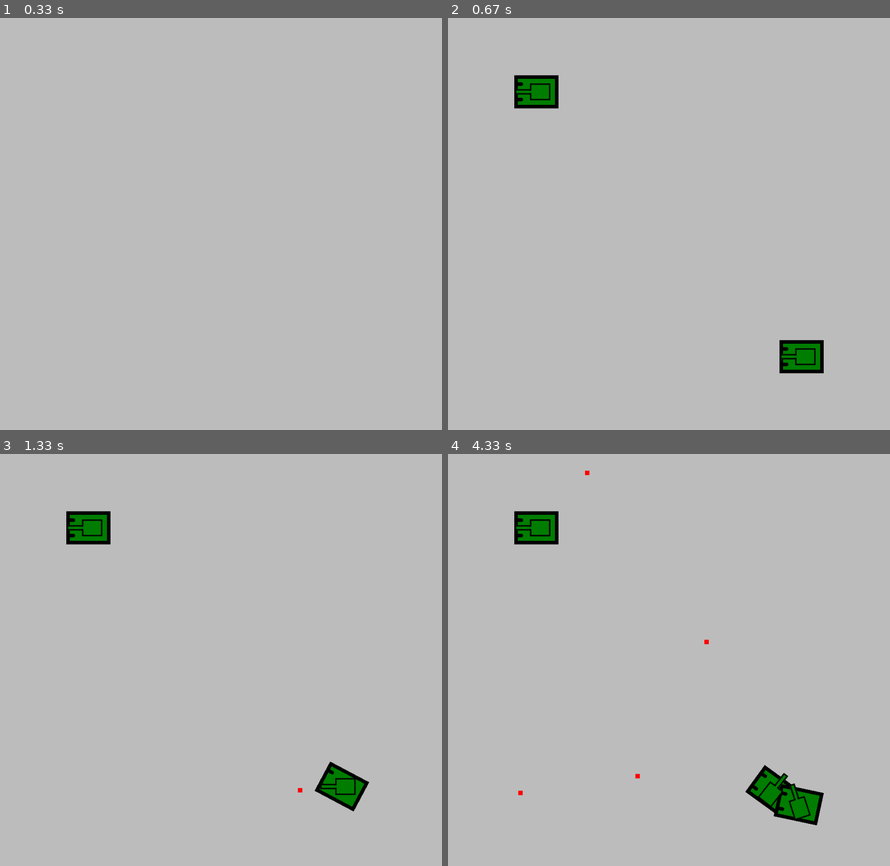
Above: before the commit, frames 1-4 (two rows, left to right).
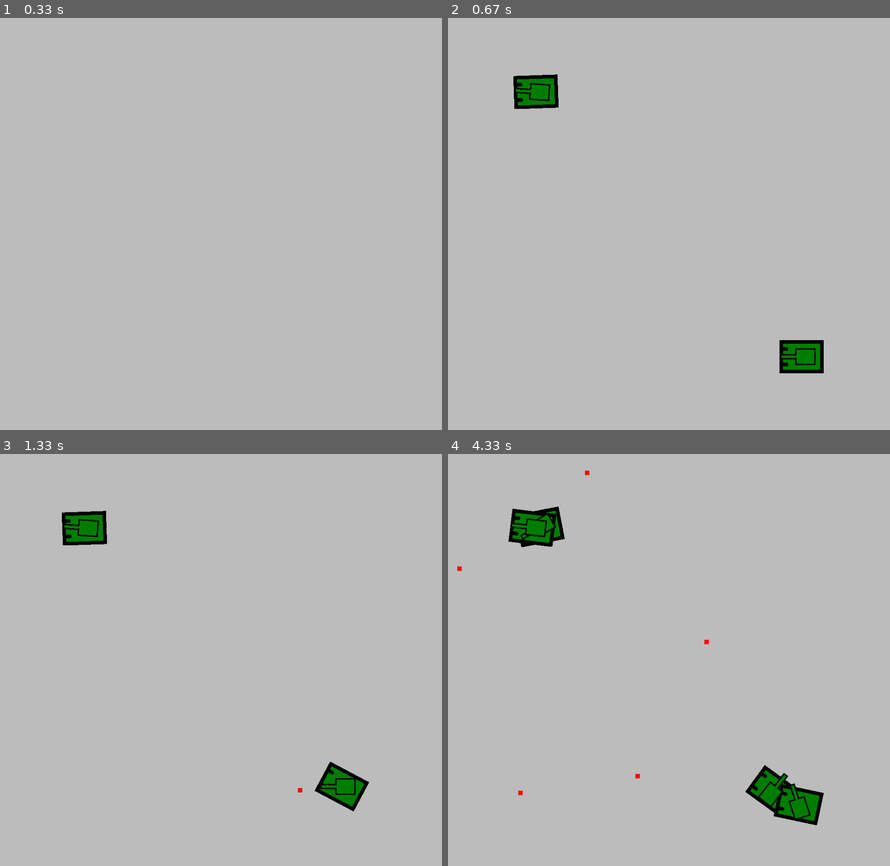
Above: after the commit, the same moments.

Repository: Tek0ver/pygame-sandbox
Game: pygame game, started from tank/tank.py
Same seed, same stepped clock (60 frames per second), same inputs: the game is played once before the commit and once after it.
Inputs:
- Up to frame 1 (0.33 s): no input
- Up to frame 2 (0.67 s): tap S at 0.33 s
- Up to frame 3 (1.33 s): hold Right 0.67-1.13 s; hold Up from 1.17 s (still down); tap Space at 1.23 s
- Up to frame 4 (4.33 s): release Up at 1.47 s; hold Right 1.5-1.97 s; hold D 1.5-1.97 s; tap Space at 1.57, 1.87, 2.07, 2.37, 2.63, 2.97, 3.27, 3.4, 3.8, 4.1 s; hold Left 2-2.53 s; hold Down 2.57-2.87 s; hold S 2.57-2.87 s; hold Left 2.9-3.3 s; hold Up 3.33-3.7 s; hold Right from 3.73 s (still down); hold D from 3.73 s (still down)

Frame 1 is identical in both runs. In frame 2, 0.2% of the frame differs, in the area x 14-25%, y 13-23%; in frame 3, 0.4%; in frame 4, 0.6%, in the area x 2-27%, y 12-29%.

Commit message:
add random AI for tank

Diff:
--- a/tank/tank.py
+++ b/tank/tank.py
@@ -3,6 +3,7 @@
 from sys import exit
 from time import time
 import pygame._sdl2.controller
+from random import choice
 
 pygame.init()
 
@@ -133,8 +134,24 @@
     def __init__(self, pos):
         super().__init__(pos)
 
+        self.possible_actions = [
+            (self.move, ('forward')),
+            (self.move, ('backward')),
+            (self.turn, ('pos')),
+            (self.turn, ('neg')),
+            (self.turn_turret, ('pos')),
+            (self.turn_turret, ('neg')),
+            (self.turret.shoot, ()),
+        ]
+
     def get_input(self):
-        pass
+
+        action = choice(self.possible_actions)
+
+        if action[1]:
+            action[0](action[1])
+        else:
+            action[0]()
 
 
 class Turret(pygame.sprite.Sprite):
